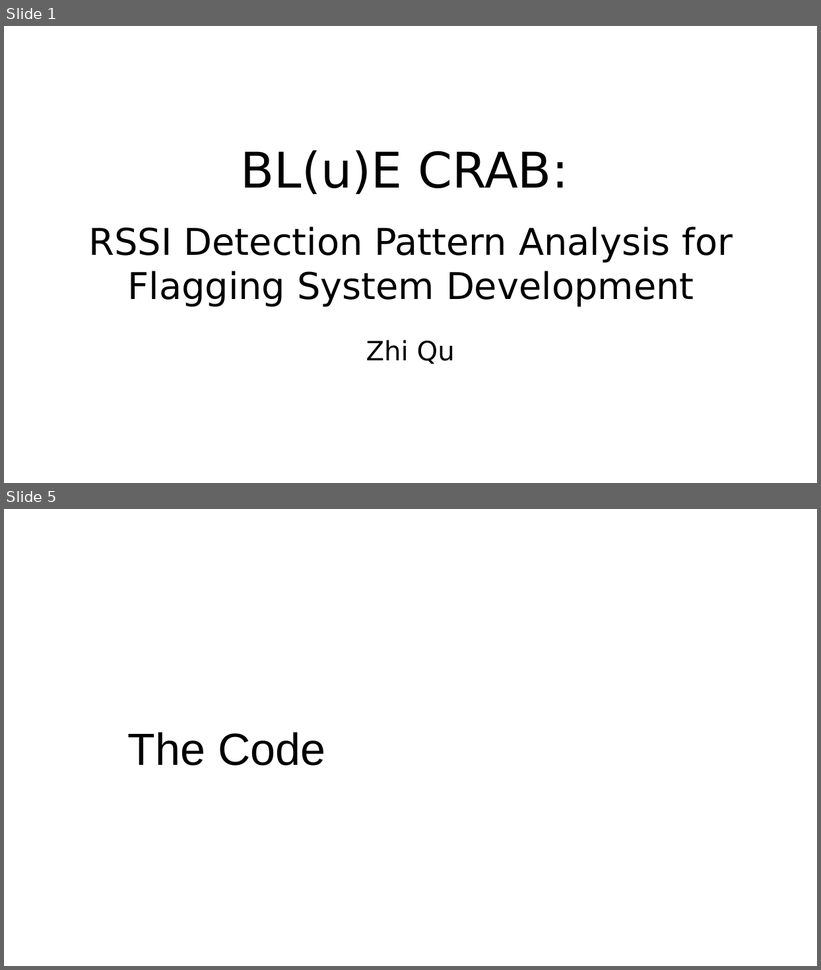
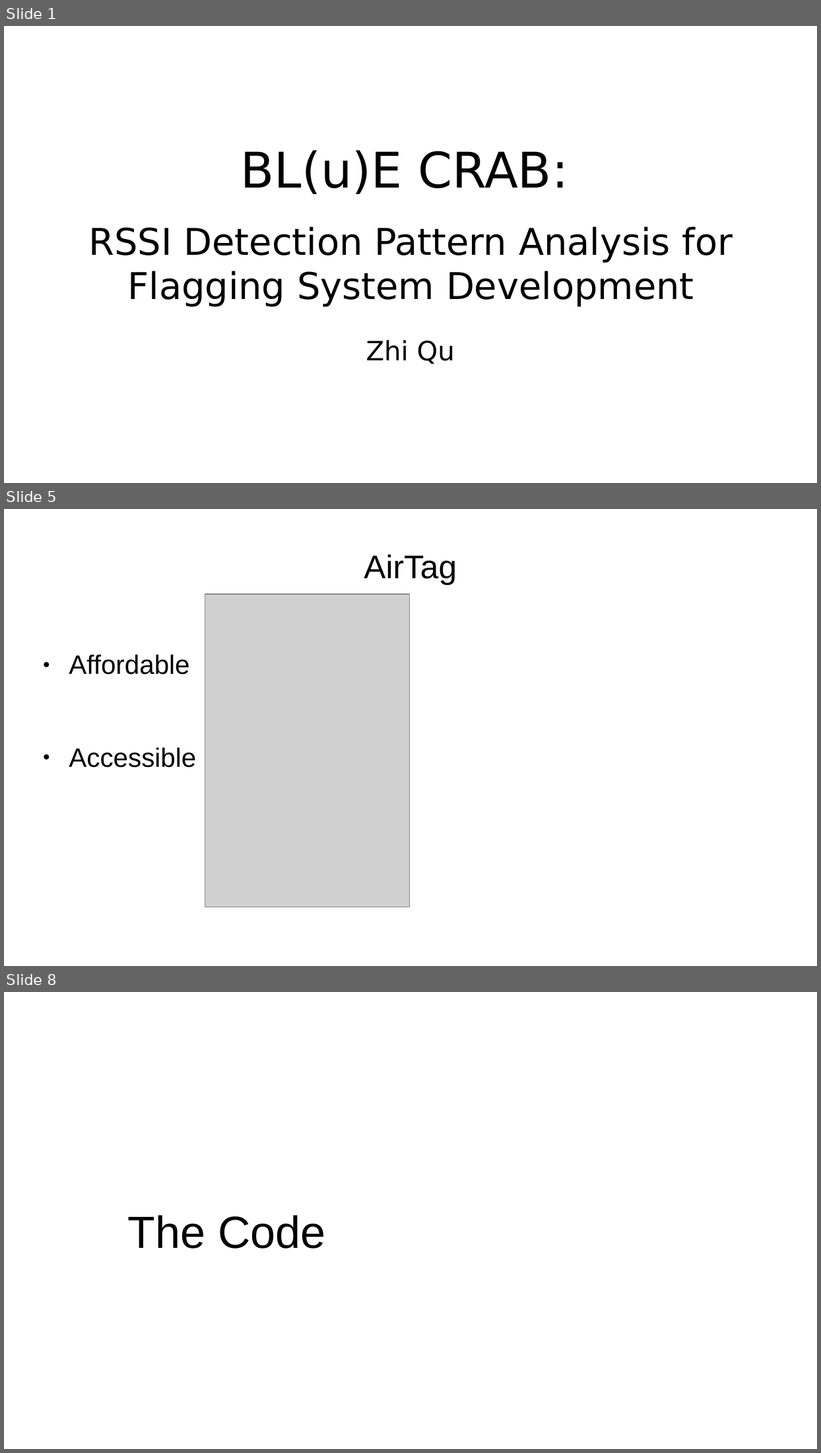
Before and after one commit to JaneQu-26/RSSI_Graphing, a slide deck: Blue Crab slide.odp. Shown one above the other, each under a label of ours: slides 1 and 5 before the commit, slides 1, 5 and 8 after it; the slides between them are not shown. The pictures are 821x970 and 821x1453 pixels, drawn with LibreOffice and Linux fonts; fonts in the diff are those of the drawing; grey boxes stand for pictures. Boxes give left, top, right and bottom in pixels: in the first picture for what was removed or moved away, otherwise in the second. Text is boxed around its words. In the diff, an @@ line names an element or a change of style, - is before the commit and + after.

```diff
--- a/Blue Crab slide.odp
+++ b/Blue Crab slide.odp
@@ slide 5 added at <box>4,509,817,966</box>, background #FFFFFF @@
@@ title added at <box>364,555,457,584</box>, 32 pt, text #000000 @@
+AirTag
@@ picture added at <box>205,594,410,908</box> @@
@@ text added at <box>69,654,196,768</box>, 26 pt, text #000000 @@
+● Affordable
+● Accessible
@@ what was slide 5 is now slide 8 @@
```
Also in this commit, not shown: 2 slides changed, 3 other slides added, 1 slide removed, 1 other file.
